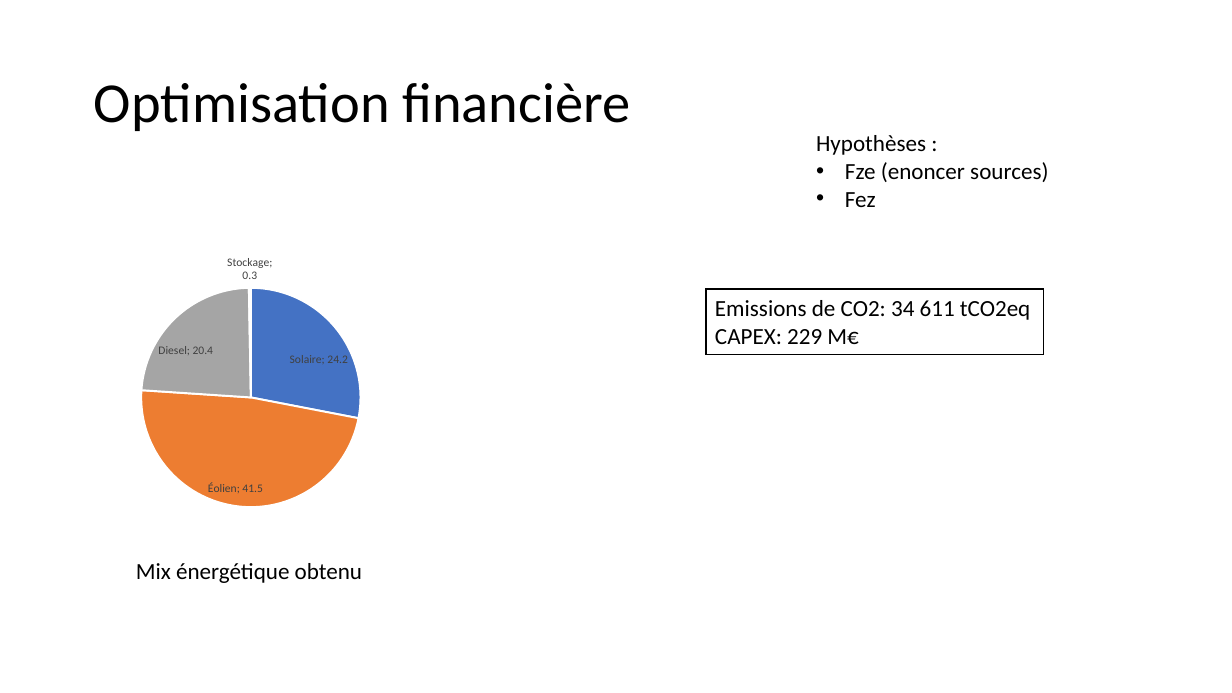
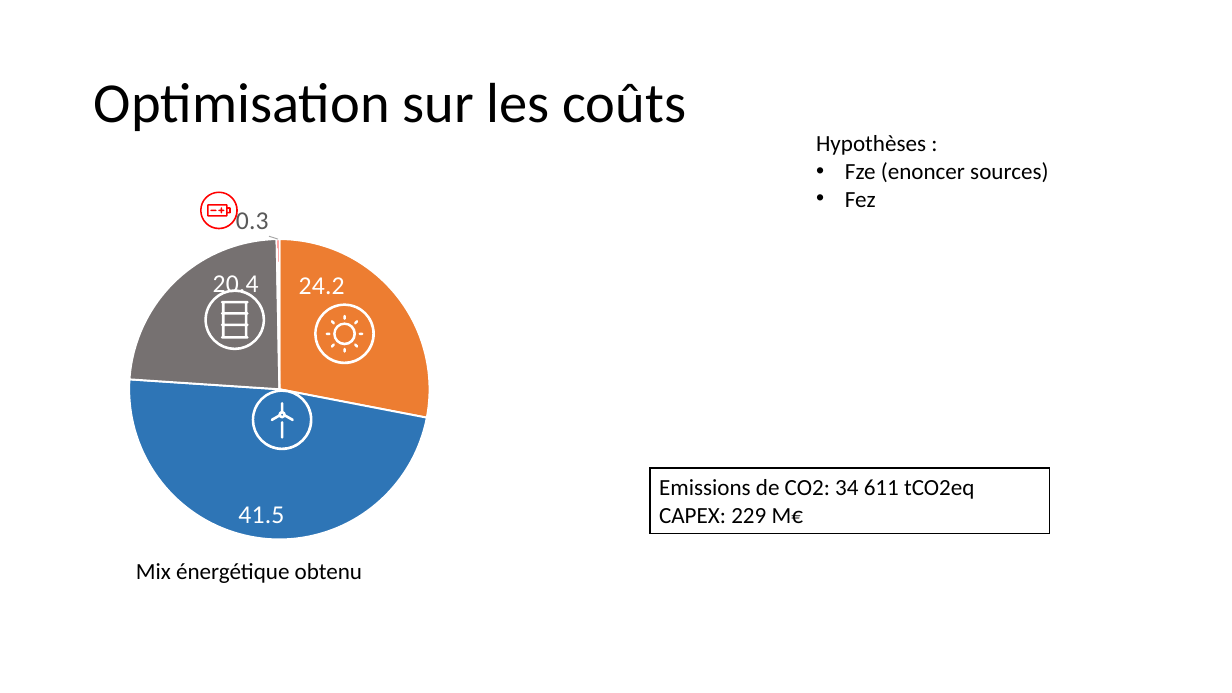
Before and after one commit to cledat/Projet-EA314, a slide deck: slide 6 of rapport.pptx. Drawn at 1232x693 pixels with LibreOffice and Linux fonts; fonts in the diff are those of the drawing. Boxes give left, top, right and bottom in pixels: in the first picture for what was removed or moved away, otherwise in the second. Text is boxed around its words. In the diff, an @@ line names an element or a change of style, - is before the commit and + after.

```diff
--- a/rapport.pptx
+++ b/rapport.pptx
@@ title at bbox=[94, 82, 686, 131]: text changed @@
-Optimisation financière
+Optimisation sur les coûts
@@ pie chart at bbox=[70, 189, 495, 553] @@
-categories: Solaire, Éolien, Diesel, Stockage
+categories: 1, 2, 3, 4
@@ data labels of Series 1 changed @@
@@ colours of single points changed @@
@@ pie chart: place and size @@
-pie chart at bbox=[99, 243, 403, 520]
+pie chart at bbox=[70, 189, 495, 553]
@@ freeform shape added at bbox=[201, 191, 238, 229], fill #FF0000 @@
@@ freeform shape added at bbox=[207, 204, 231, 217], fill #FF0000 @@
@@ freeform shape added at bbox=[204, 289, 265, 350], fill #FFFFFF @@
@@ freeform shape added at bbox=[221, 301, 249, 339], fill #FFFFFF @@
@@ group added at bbox=[314, 303, 375, 364]: 10 freeform shapes @@
@@ freeform shape added at bbox=[251, 389, 312, 450], fill #FFFFFF @@
@@ freeform shape added at bbox=[271, 402, 295, 421], fill #FFFFFF @@
@@ freeform shape added at bbox=[281, 421, 284, 439], fill #FFFFFF @@
@@ rectangle "Emissions de CO2: 34 611 ...": place and size @@
-rectangle "Emissions de CO2: 34 611 ..." at bbox=[706, 289, 1044, 355]
+rectangle "Emissions de CO2: 34 611 ..." at bbox=[650, 469, 1049, 534]
```
Also in this commit, not shown: 8 other slides changed, 1 slide added.
